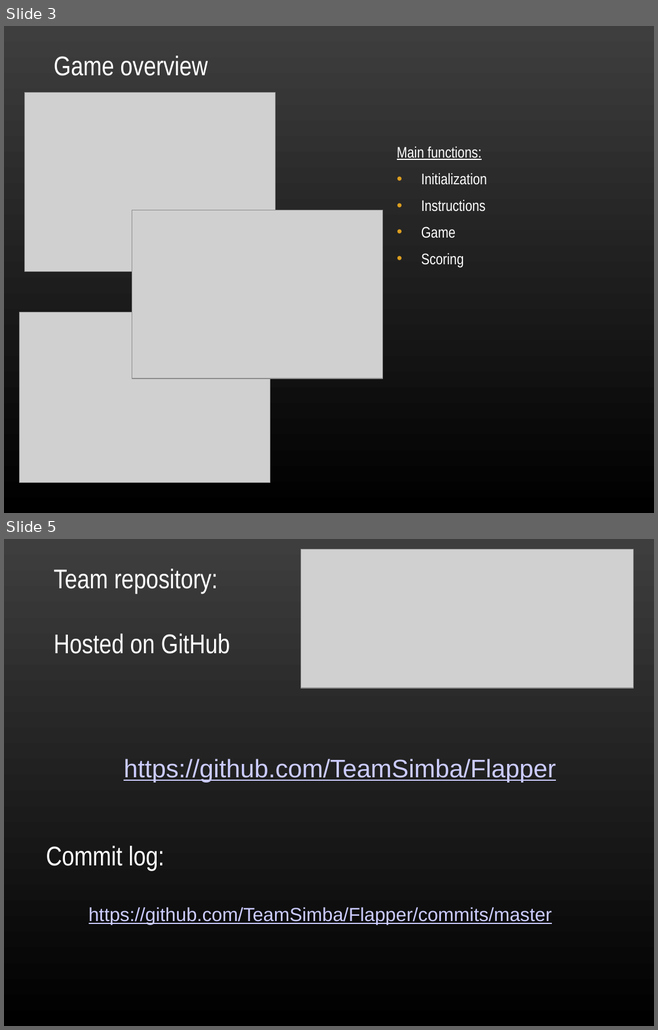
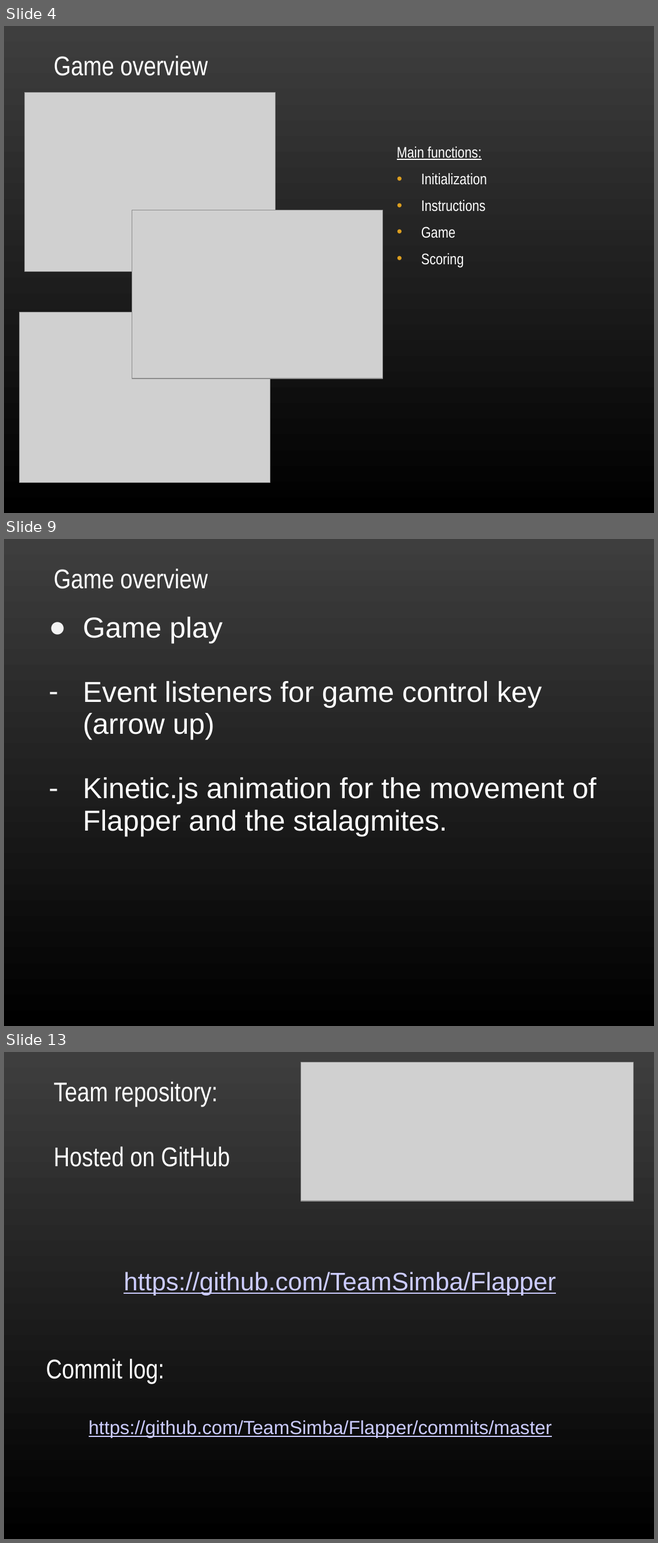
Before and after one commit to TeamSimba/Flapper, a slide deck: Flappy/Documentation/presentation.ppt. Shown one above the other, each under a label of ours: slides 3 and 5 before the commit, slides 4, 9 and 13 after it; the slides between them are not shown. The pictures are 658x1030 and 658x1543 pixels, drawn with LibreOffice and Linux fonts; fonts in the diff are those of the drawing; grey boxes stand for pictures; background and template pictures are left out. Boxes give left, top, right and bottom in pixels: in the first picture for what was removed or moved away, otherwise in the second. Text is boxed around its words. In the diff, an @@ line names an element or a change of style, - is before the commit and + after.

```diff
--- a/Flappy/Documentation/presentation.ppt
+++ b/Flappy/Documentation/presentation.ppt
@@ slide 9 added at box(4, 539, 654, 1026), background picture (left out) @@
@@ text added at box(54, 569, 208, 589), 30 pt, text #FFFFFF @@
+Game overview
@@ text added at box(83, 617, 596, 837), 32 pt, text #FFFFFF @@
+● Game play
+– Event listeners for game control key (arrow up)
+– Kinetic.js animation for the movement of Flapper and the stalagmites.
@@ what was slide 3 is now slide 4 @@
@@ what was slide 5 is now slide 13 @@
```
Also in this commit, not shown: 7 other slides added.
